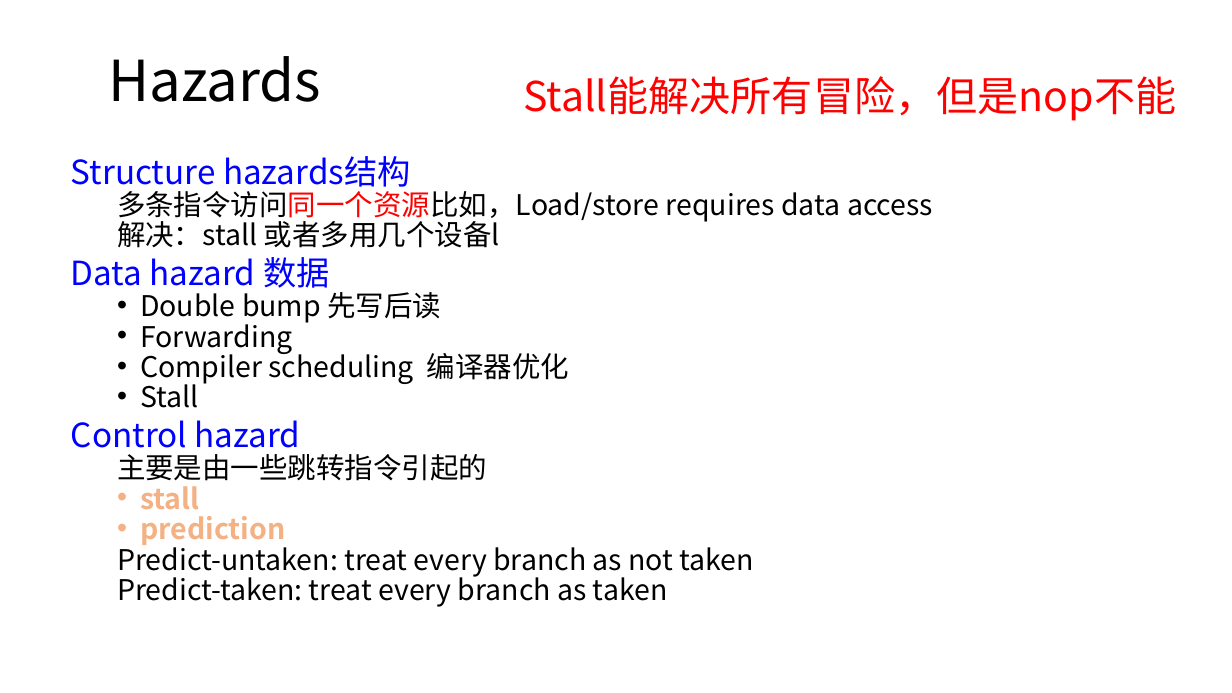
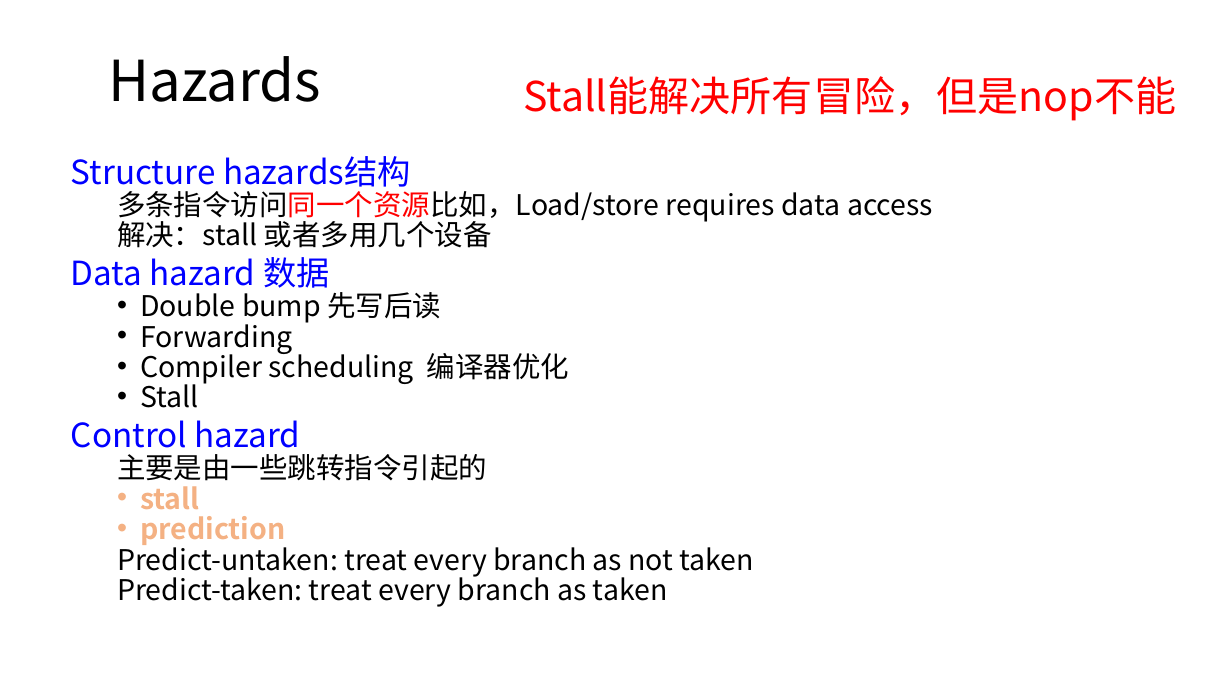
Before and after one commit to weichow23/zju_course, a slide deck: slide 12 of 计算机组成/复习ppt/[x] 4_2 流水线CPU.pptx. Drawn at 1232x693 pixels with LibreOffice and Linux fonts; fonts in the diff are those of the drawing. Boxes give left, top, right and bottom in pixels: in the first picture for what was removed or moved away, otherwise in the second. Text is boxed around its words. In the diff, an @@ line names an element or a change of style, - is before the commit and + after.

```diff
--- a/计算机组成/复习ppt/[x] 4_2 流水线CPU.pptx
+++ b/计算机组成/复习ppt/[x] 4_2 流水线CPU.pptx
@@ text at <box>117,217,492,248</box>: text changed @@
-  解决：stall 或者多用几个设备l
+  解决：stall 或者多用几个设备
```
Also in this commit, not shown: 1 other slide changed, 7 other files.
